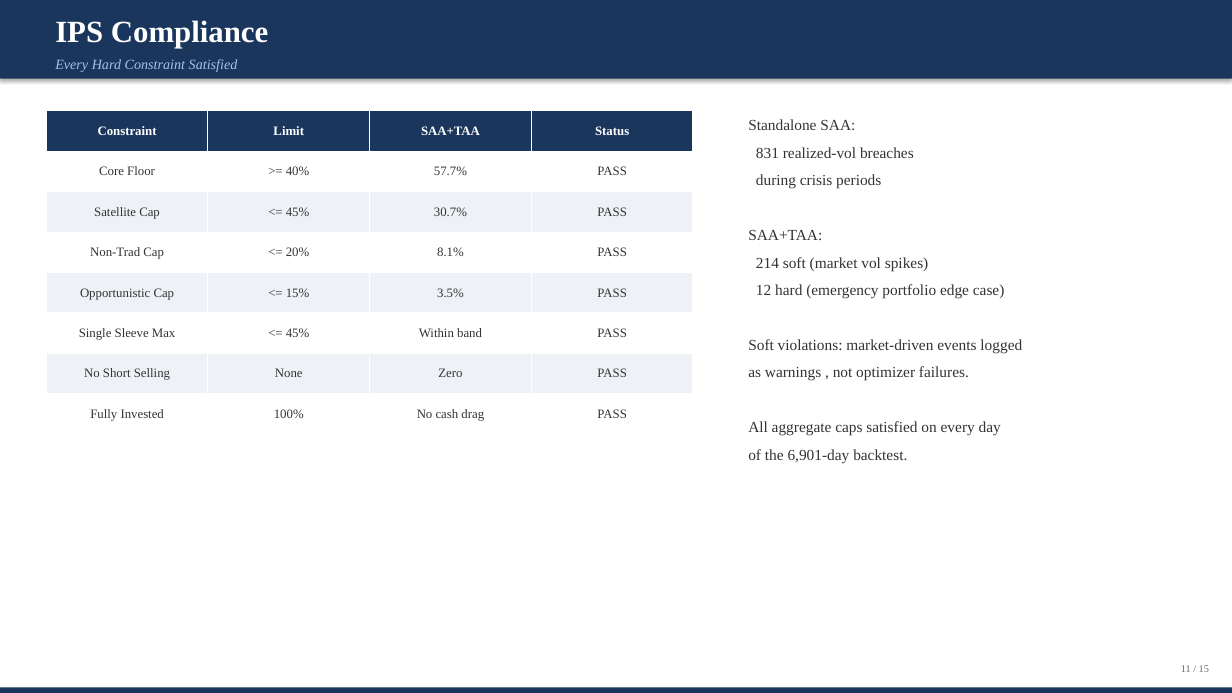
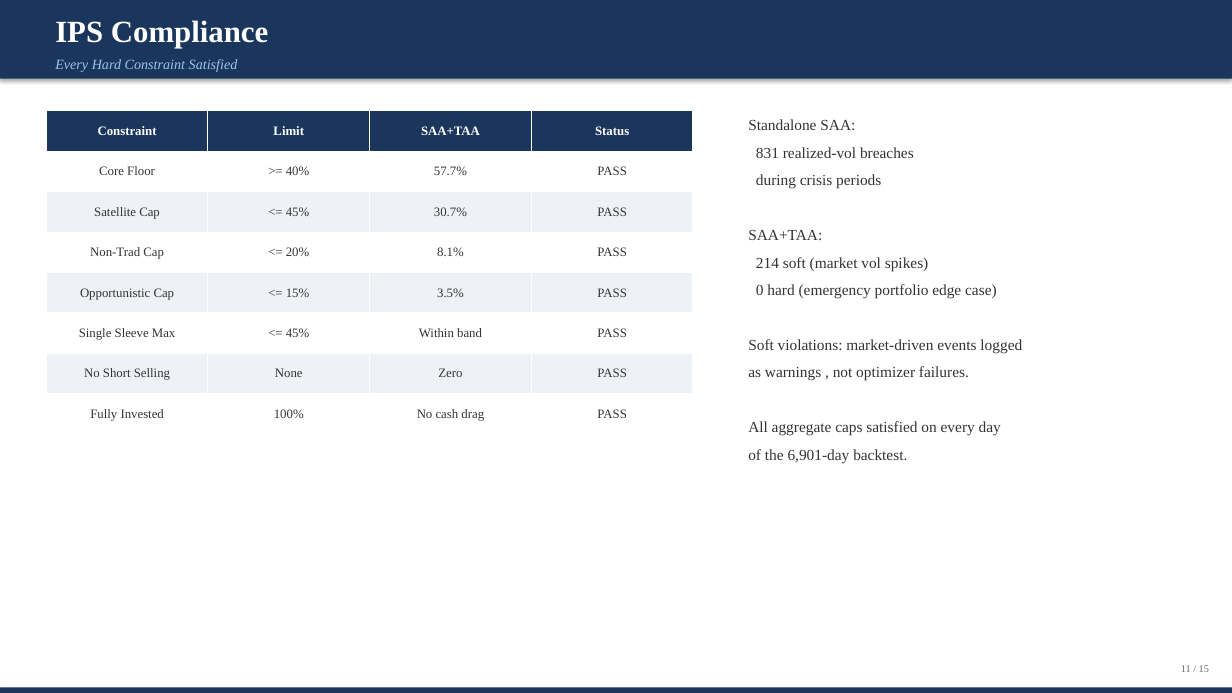
Before and after one commit to Scott-Switzer/FIN496-Foundation-Project, a slide deck: slide 11 of taa_project/outputs/reports/whitmore_deck.pptx. Drawn at 1232x693 pixels with LibreOffice and Linux fonts; fonts in the diff are those of the drawing. Boxes give left, top, right and bottom in pixels: in the first picture for what was removed or moved away, otherwise in the second. Text is boxed around its words. In the diff, an @@ line names an element or a change of style, - is before the commit and + after.

```diff
--- a/taa_project/outputs/reports/whitmore_deck.pptx
+++ b/taa_project/outputs/reports/whitmore_deck.pptx
@@ text at (756, 284, 997, 299): text changed @@
-12 hard (emergency portfolio edge case)
+0 hard (emergency portfolio edge case)
```
Also in this commit, not shown: 4 other slides changed, 24 other files.
